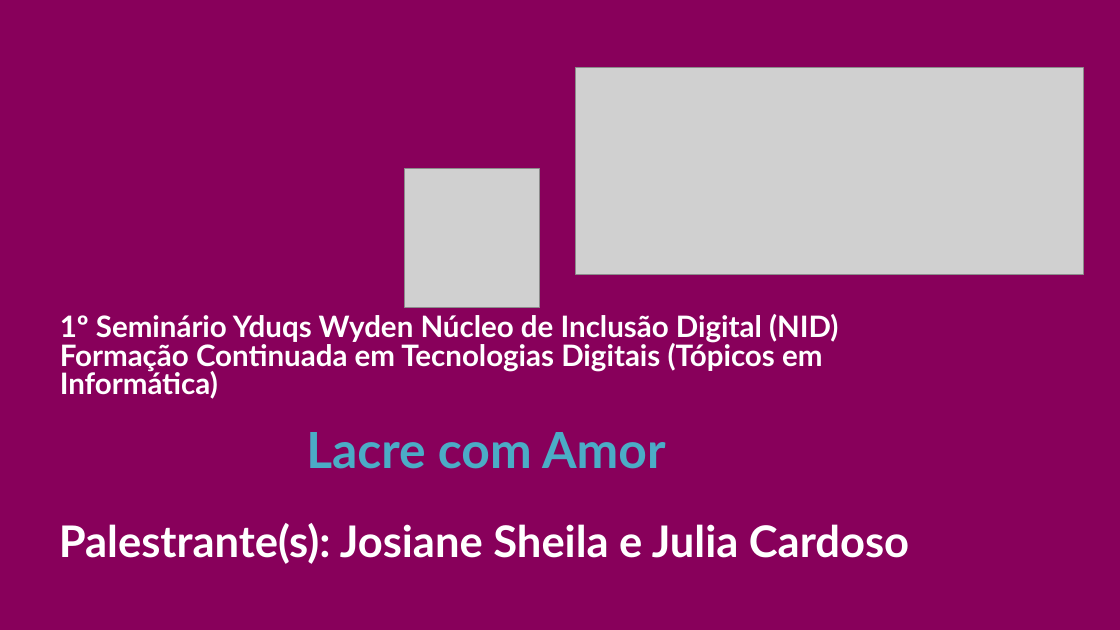
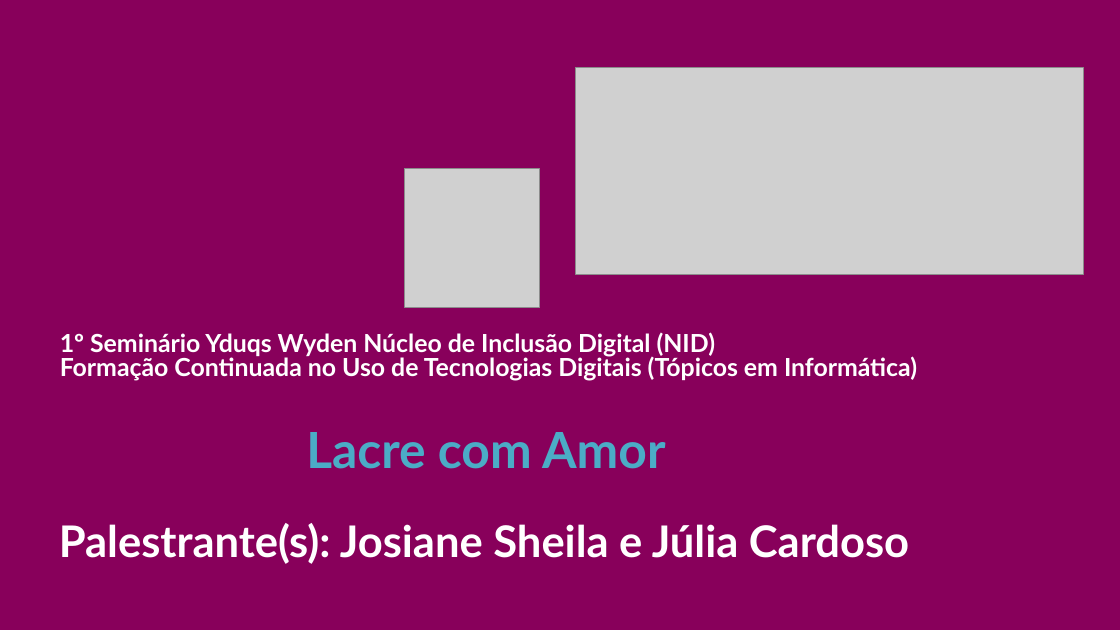
Before and after one commit to CloudEducationBrazil/nidyduqswyden, a slide deck: slide 1 of PPT Seminário NID Yduqs Wyden UniRuy 2023_2.pptx. Drawn at 1120x630 pixels with LibreOffice and Linux fonts; fonts in the diff are those of the drawing; grey boxes stand for pictures; background and template pictures are left out. Boxes give left, top, right and bottom in pixels: in the first picture for what was removed or moved away, otherwise in the second. Text is boxed around its words. In the diff, an @@ line names an element or a change of style, - is before the commit and + after.

```diff
--- a/PPT Seminário NID Yduqs Wyden UniRuy 2023_2.pptx
+++ b/PPT Seminário NID Yduqs Wyden UniRuy 2023_2.pptx
@@ text at (x1=60, y1=355, x2=917, y2=381): text changed; size 19 to 16 pt @@
-Formação Continuada em Tecnologias Digitais (Tópicos em Informática)
+Formação Continuada no Uso de Tecnologias Digitais (Tópicos em Informática)
@@ text at (x1=60, y1=332, x2=716, y2=357): size 19 to 16 pt in "1º Seminário Yduqs Wyden Núcleo de Inclusão ..." @@
@@ text at (x1=59, y1=523, x2=909, y2=564): text changed @@
-Palestrante(s): Josiane Sheila e Julia Cardoso
+Palestrante(s): Josiane Sheila e Júlia Cardoso
```
Also in this commit, not shown: 5 other slides changed.
